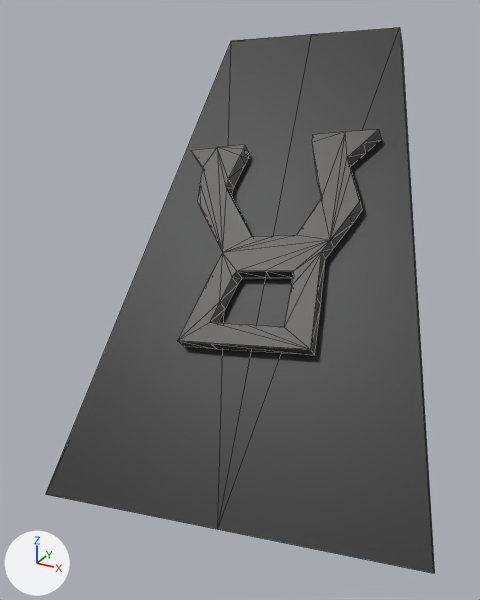
Renders of the OBJ model src/main/resources/assets/stargate/models/DHD/002.obj from each side of a commit.
The view is the same before and after, from a 50 mm camera at (0.0923, -0.2443, 0.8733) aimed at (0.0293, -0.1297, 0.816). Every picture has the same lights, and +X, +Y and +Z are marked at lower left. The older version comes first. Mesh edges are drawn as thin lines. Where no turn or scale is listed for an object, it has been applied to the vertices.

Names of what the first picture shows: '002'.
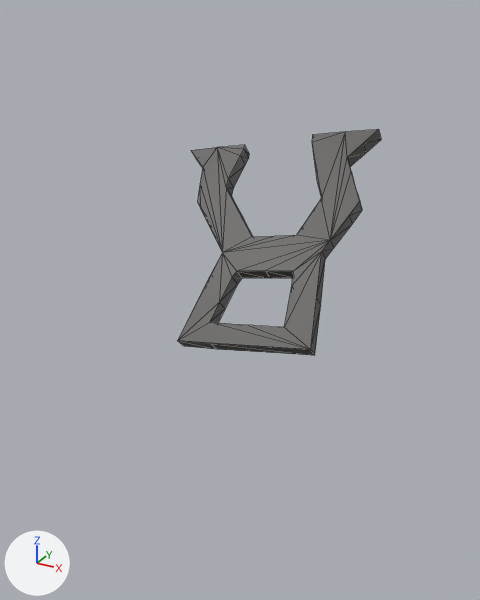
Boxes (x1, y1, x2, y2) around the edits, measured in the pictures (480 x 600 px):
```json
{"object": "002", "change": "reshaped", "before": [46, 27, 435, 573], "after": [178, 129, 381, 355], "on screen": "48% narrower, 59% shorter"}
{"part": 1, "of": "me_002", "change": "deleted", "before": [46, 27, 435, 573]}
```

The change, as JSON lines over the scene's bpy script:
```json
{"block": "me_002", "where": "# used by ob_002; location = (0.0, 0.0, 0.0)"}
{"op": "remove", "block": "me_002", "code": "me_002.from_pydata(...)  # 108 vertices, 161 faces; spans x 0.0018..0.0801, y -0.1659..-0.0743, z 0.7756..0.8691"}
{"op": "add", "block": "me_002", "code": "me_002.from_pydata(...)  # 98 vertices, 147 faces; spans x 0.0056..0.049, y -0.1415..-0.0991, z 0.8068..0.8494"}
{"block": "me_002", "change": "me_002 part 1: the loose piece of 10 vertices spanning x 0.0018..0.0801, y -0.1659..-0.0743, z 0.7756..0.8691 is deleted"}
```
